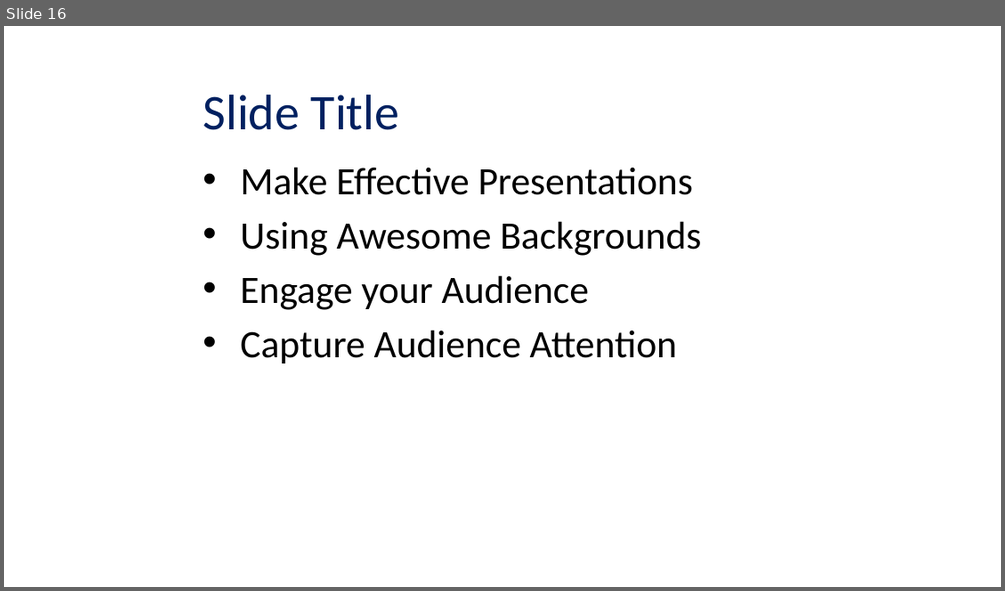
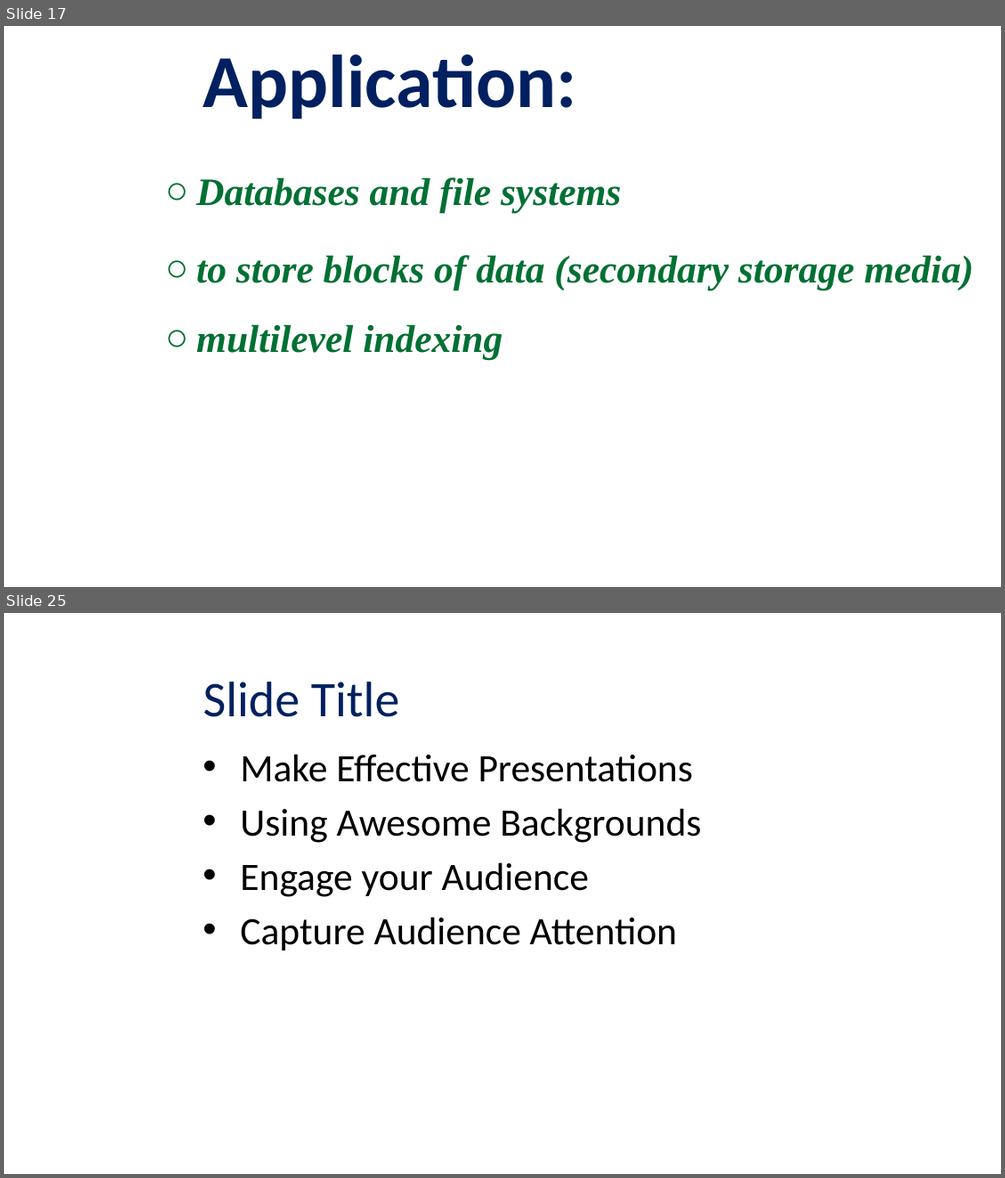
Before and after one commit to viettungvuong/Seminar, a slide deck: Seminar.pptx. Shown one above the other, each under a label of ours: slide 16 before the commit, slides 17 and 25 after it; the slides between them are not shown. The pictures are 1005x591 and 1005x1178 pixels, drawn with LibreOffice and Linux fonts; fonts in the diff are those of the drawing; background and template pictures are left out. Boxes give left, top, right and bottom in pixels: in the first picture for what was removed or moved away, otherwise in the second. Text is boxed around its words. In the diff, an @@ line names an element or a change of style, - is before the commit and + after.

```diff
--- a/Seminar.pptx
+++ b/Seminar.pptx
@@ slide 17 added at [4,26,1001,587], background picture (left out) @@
@@ title added at [203,54,577,119], 54 pt, text #002060, bold @@
+Application:
@@ text added at [196,177,973,360], 28 pt, text #007033, bold, italic @@
+  ○ Databases and file systems
+  ○ to store blocks of data (secondary storage media)
+  ○ multilevel indexing
@@ what was slide 16 is now slide 25 @@
```
Also in this commit, not shown: 8 other slides added.
